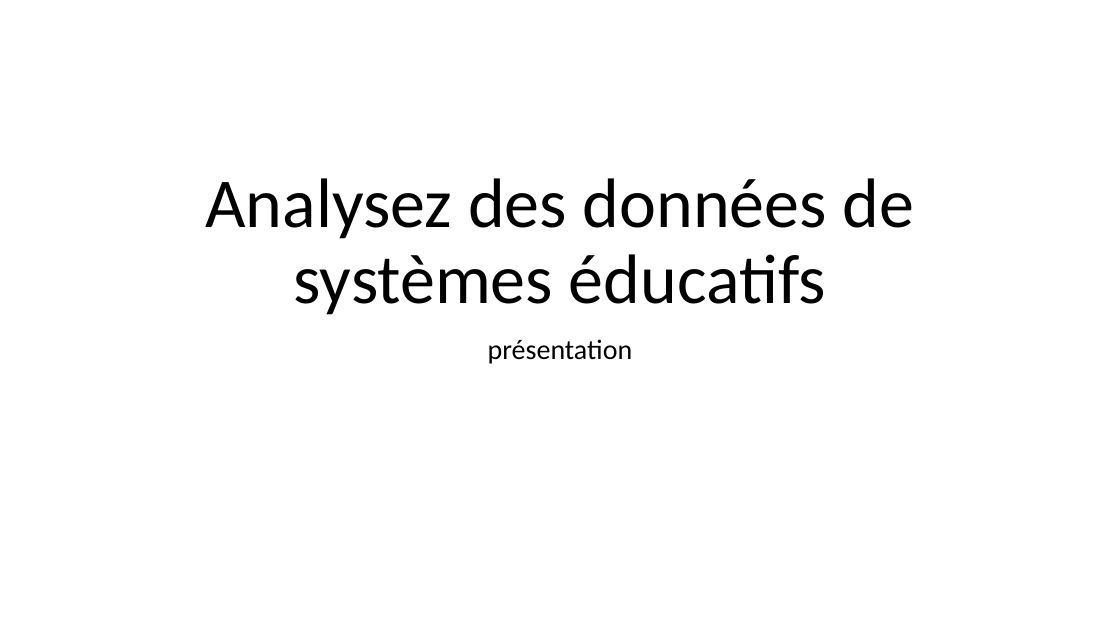
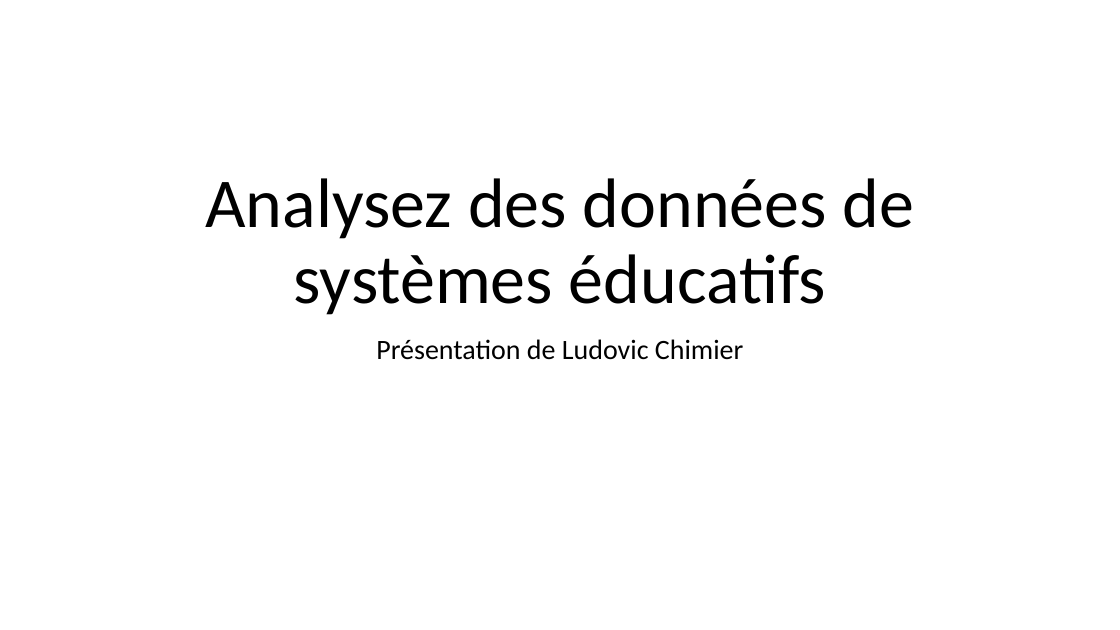
Before and after one commit to ludovic-source/Data_scientist_formation, a slide deck: slide 1 of livrables/Projet_2_presentation_Ludovic_Chimier.pptx. Drawn at 1120x630 pixels with LibreOffice and Linux fonts; fonts in the diff are those of the drawing. Boxes give left, top, right and bottom in pixels: in the first picture for what was removed or moved away, otherwise in the second. Text is boxed around its words. In the diff, an @@ line names an element or a change of style, - is before the commit and + after.

Commit message:
Update Projet_2_presentation_Ludovic_Chimier.pptx
Complément support de prsentation

```diff
--- a/livrables/Projet_2_presentation_Ludovic_Chimier.pptx
+++ b/livrables/Projet_2_presentation_Ludovic_Chimier.pptx
@@ subtitle at (x1=376, y1=339, x2=743, y2=360): text changed @@
-présentation
+Présentation de Ludovic Chimier
```
Also in this commit, not shown: 9 other slides changed, 16 slides added, 1 slide removed.
